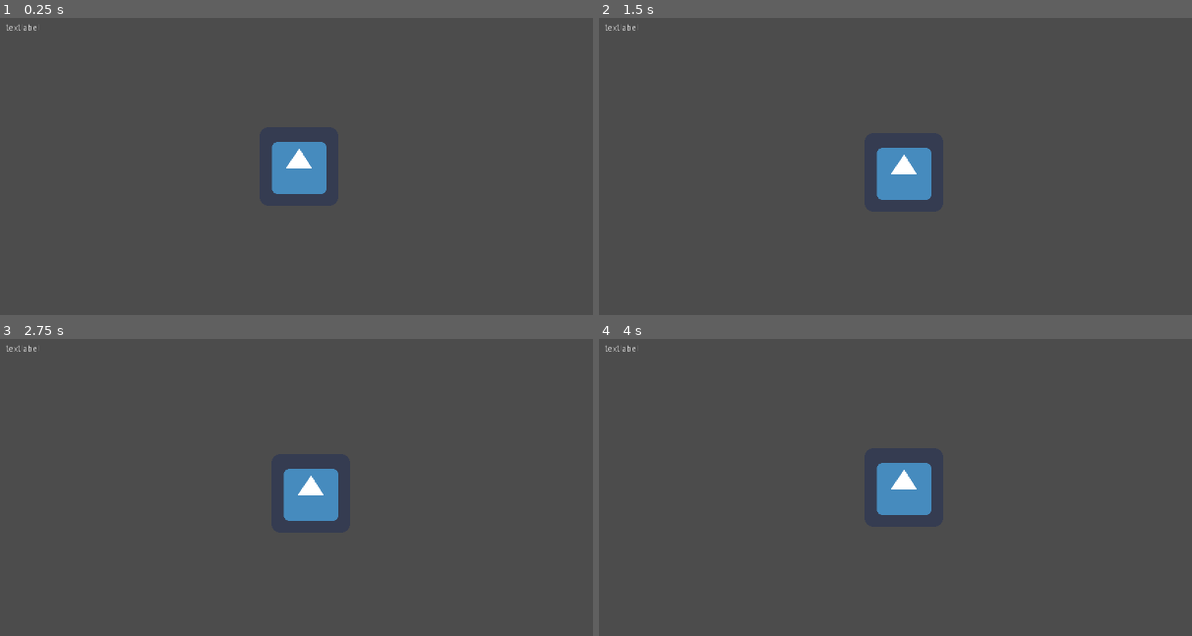
Above: before the commit, frames 1-4 (two rows, left to right).
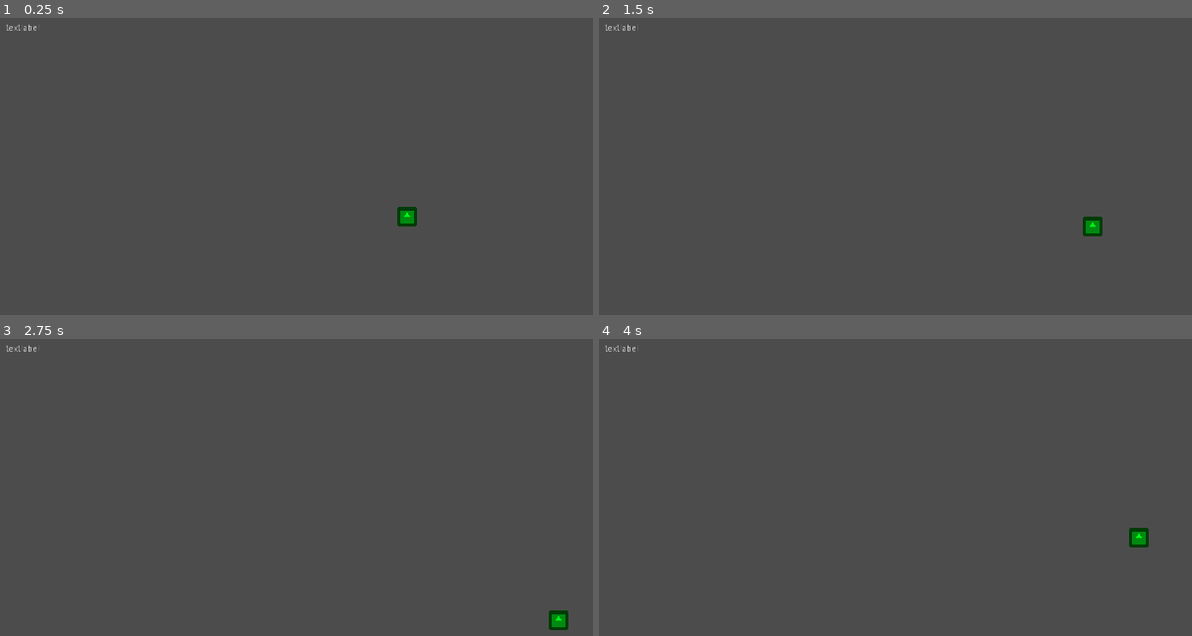
Above: after the commit, the same moments.

Repository: skarnl/gmtk-game-jam
Game: Godot game, scene res://screens/game/game.tscn
Two runs of this game, one before a commit and one after it. Both use one fixed random seed, a clock stepped at 60 frames per second and the inputs below. The engine's default icon, where the game draws it, is replaced by a stand-in: a white triangle on a blue panel in a dark square.
Inputs:
- Up to frame 1 (0.25 s): no input
- Up to frame 2 (1.5 s): tap Enter at 0.5 s; hold Right (ui_right) 0.53-1.28 s; hold Down (ui_down) from 1.28 s (still down)
- Up to frame 3 (2.75 s): release Down (ui_down) at 2.03 s; hold Right (ui_right) from 2.03 s (still down)
- Up to frame 4 (4 s): release Right (ui_right) at 2.78 s; hold Up (ui_up) 2.78-3.53 s; hold Left (ui_left) from 3.53 s (still down)

The runs differ from the first frame. In frame 1, 1.8% of the frame differs, in the area x 45-71%, y 41-71%; in frame 2, 1.8%; in frame 3, 1.8%; in frame 4, 1.8%.

Commit message:
Basic player movement

Diff:
--- a/entities/Player.gd
+++ b/entities/Player.gd
@@ -1,16 +1,22 @@
+extends KinematicBody2D
 
-extends Sprite
+const ACCELERATION = 1000
+const MAX_SPEED = 180
+const FRICTION = 1000
 
-func _ready():
-	pass
+var velocity = Vector2.ZERO
 
-func _unhandled_input(event):
-	if event is InputEventKey:
-		if event.is_action_pressed("ui_left"):
-			position.x -= 10
-		elif event.is_action_pressed("ui_right"):
-			position.x += 10
-		elif event.is_action_pressed("ui_down"):
-			position.y += 10
-		elif event.is_action_pressed("ui_up"):
-			position.y -= 10
+func _physics_process(delta):
+	var input_vector = Vector2.ZERO
+
+	input_vector.x = Input.get_action_strength("ui_right") - Input.get_action_strength("ui_left")
+	input_vector.y = Input.get_action_strength("ui_down") - Input.get_action_strength("ui_up")
+	input_vector = input_vector.normalized()
+
+	if input_vector != Vector2.ZERO:
+		velocity = velocity.move_toward(input_vector * MAX_SPEED, ACCELERATION * delta)
+
+	else:
+		velocity = velocity.move_toward(Vector2.ZERO, FRICTION * delta)
+
+	move_and_slide(velocity)
--- a/entities/Player.tscn
+++ b/entities/Player.tscn
@@ -1,9 +1,20 @@
-[gd_scene load_steps=3 format=2]
+[gd_scene load_steps=4 format=2]
 
 [ext_resource path="res://assets/images/icon.png" type="Texture" id=1]
 [ext_resource path="res://entities/player.gd" type="Script" id=2]
 
-[node name="Player" type="Sprite"]
+[sub_resource type="CapsuleShape2D" id=1]
+radius = 15.4245
+height = 3.48083
+
+[node name="Player" type="KinematicBody2D"]
 position = Vector2( 489, 241 )
+script = ExtResource( 2 )
+
+[node name="icon" type="Sprite" parent="."]
+position = Vector2( 0, 0.0992432 )
+scale = Vector2( 0.25, 0.25 )
 texture = ExtResource( 1 )
-script = ExtResource( 2 )
+
+[node name="CollisionShape2D" type="CollisionShape2D" parent="."]
+shape = SubResource( 1 )
--- a/screens/game/game.tscn
+++ b/screens/game/game.tscn
@@ -1,12 +1,17 @@
-[gd_scene load_steps=4 format=2]
+[gd_scene load_steps=5 format=2]
 
 [ext_resource path="res://entities/Player.tscn" type="PackedScene" id=1]
 [ext_resource path="res://screens/game/game.gd" type="Script" id=2]
 [ext_resource path="res://gui/hud.tscn" type="PackedScene" id=3]
+[ext_resource path="res://entities/player.gd" type="Script" id=4]
 
 [node name="Game" type="Node2D"]
 script = ExtResource( 2 )
 
 [node name="HUD" parent="." instance=ExtResource( 3 )]
 
-[node name="Player" parent="." instance=ExtResource( 1 )]
+[node name="Player" type="Sprite" parent="." instance=ExtResource( 1 )]
+modulate = Color( 0, 1, 0.0862745, 1 )
+self_modulate = Color( 0.0745098, 1, 0.0196078, 1 )
+position = Vector2( 665, 323 )
+script = ExtResource( 4 )
